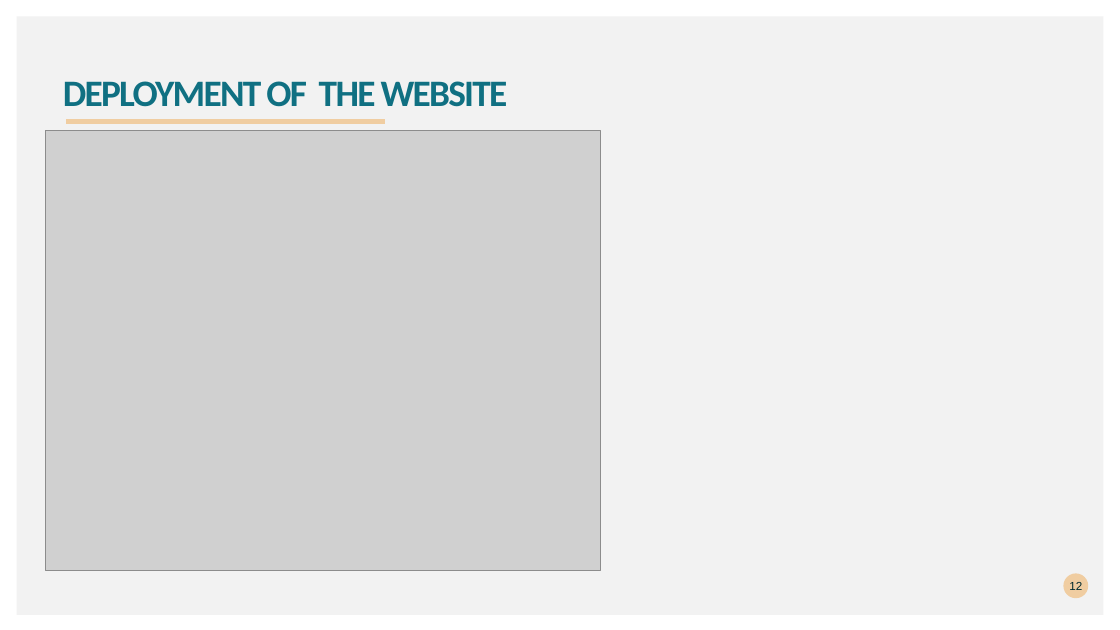
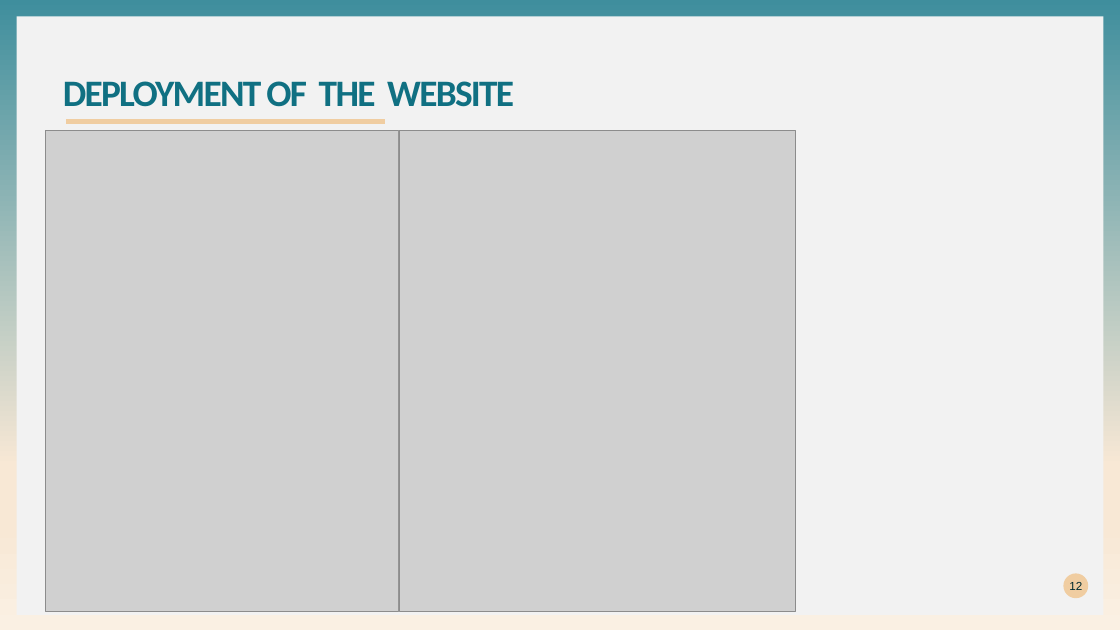
Before and after one commit to khutula/Medical-Insurance-Costs, a slide deck: slide 12 of Medical Insurance Cost.pptx. Drawn at 1120x630 pixels with LibreOffice and Linux fonts; fonts in the diff are those of the drawing; grey boxes stand for pictures. Boxes give left, top, right and bottom in pixels: in the first picture for what was removed or moved away, otherwise in the second. Text is boxed around its words. In the diff, an @@ line names an element or a change of style, - is before the commit and + after.

```diff
--- a/Medical Insurance Cost.pptx
+++ b/Medical Insurance Cost.pptx
@@ background #FFFFFF to gradient #3F8E9D to #F8E8D5 to #FBF0E3 @@
@@ title "DEPLOYMENT OF THE WEBSITE" rewrapped from (63,81,508,107) to (63,81,514,107) @@
@@ picture: place and size @@
-picture at (45,130,601,571)
+picture at (45,130,399,611)
@@ picture added at (399,130,796,611) @@
```
Also in this commit, not shown: 4 other slides changed.
